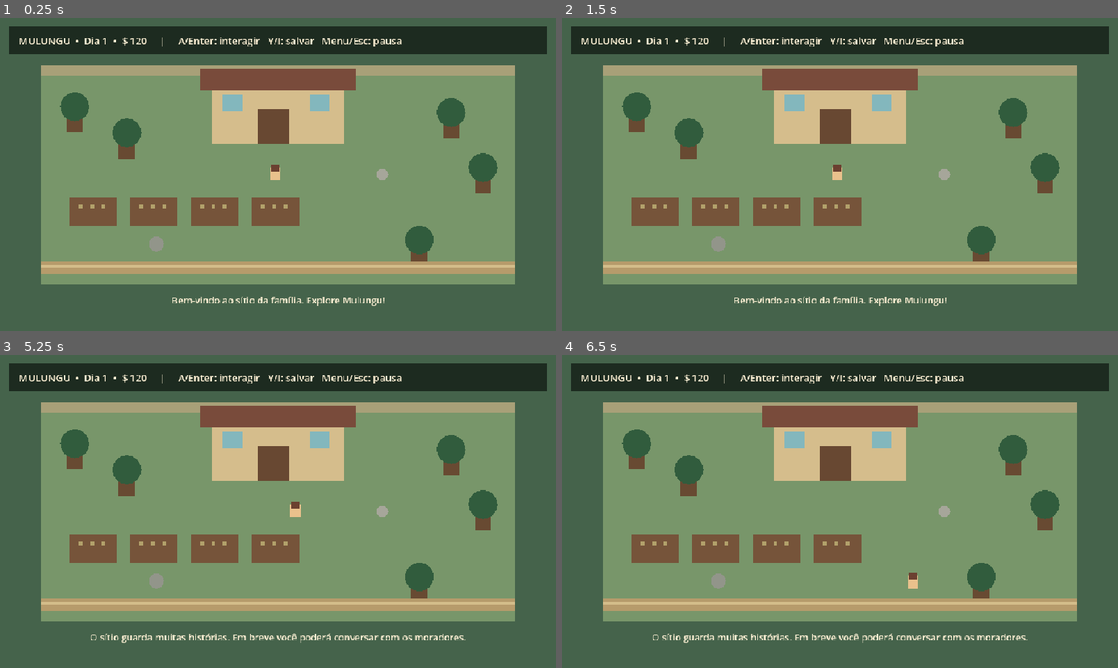
Above: before the commit, frames 1-4 (two rows, left to right).
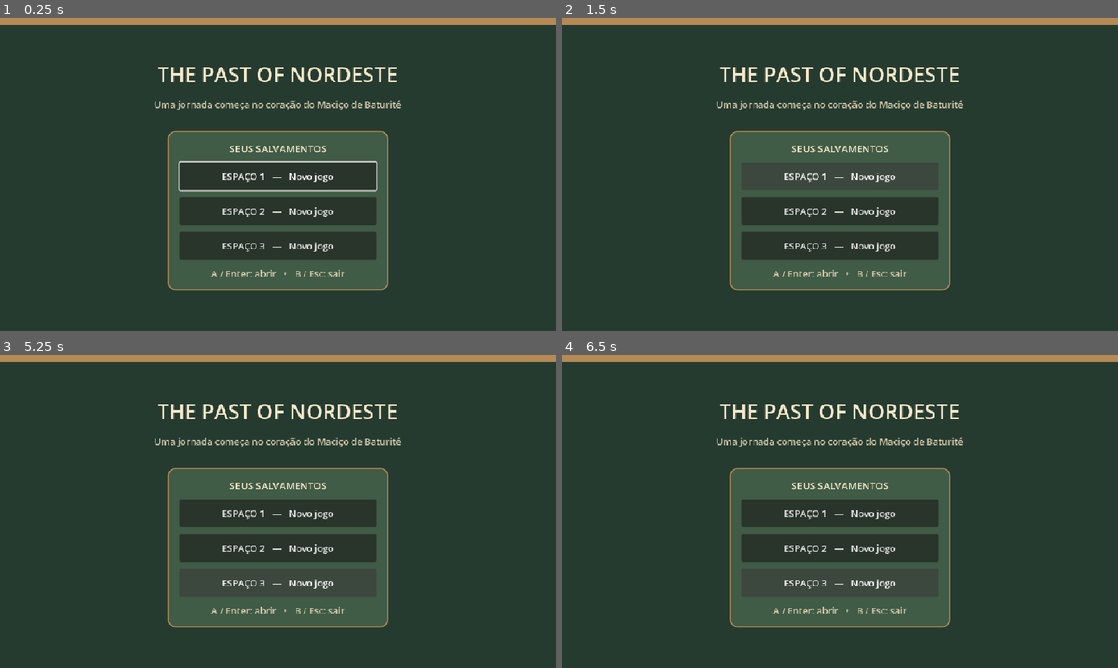
Above: after the commit, the same moments.

Repository: fbsdfb053-commits/The-past-of-Nordeste
Game: Godot game, scene res://scenes/main.tscn
Two runs of this game, one before a commit and one after it. Both use one fixed random seed, a clock stepped at 60 frames per second and the inputs below.
Inputs (mouse positions are in pixels of both pictures, inside the frame that each line leads up to):
- Up to frame 1 (0.25 s): no input
- Up to frame 2 (1.5 s): click (840, 177) at 0.5 s, where only the run after the commit has a clickable "ESPAÇO 1 — Novo jogo"; click (840, 177) at 1.25 s, where only the run after the commit has a clickable "ESPAÇO 1 — Novo jogo"
- Up to frame 3 (5.25 s): click (278, 549) at 2 s, where only the run after the commit has a clickable "ESPAÇO 2 — Novo jogo"; click (278, 549) at 2.75 s, where only the run after the commit has a clickable "ESPAÇO 2 — Novo jogo"; click (278, 583) at 3.5 s, where only the run after the commit has a clickable "ESPAÇO 3 — Novo jogo"; click (278, 583) at 4.25 s, where only the run after the commit has a clickable "ESPAÇO 3 — Novo jogo"; tap Enter (interact, bound only before the commit) at 5 s; hold D (move_right, bound only before the commit) from 5.03 s (still down); hold Enter (interact, bound only before the commit) from 5.03 s (still down)
- Up to frame 4 (6.5 s): tap Space at 5.27, 6.02 s; release D (move_right, bound only before the commit) at 5.78 s; release Enter (interact, bound only before the commit) at 5.78 s; hold S (move_down, bound only before the commit) from 5.78 s (still down); tap E at 5.85 s

The runs differ from the first frame. In frame 1, 91% of the frame differs, in the area x 0-100%, y 0-100%; in frame 2, 91%; in frame 3, 91%; in frame 4, 91%.
Error after the commit: Invalid assignment of property or key 'active_slot' with value of type 'int' on a base object of type 'Node (save_manager.gd)'. (res://scripts/main_menu.gd:110)

Commit message:
Set title screen as the startup scene

Diff:
--- a/scenes/main.tscn
+++ b/scenes/main.tscn
@@ -1,6 +1,12 @@
 [gd_scene load_steps=2 format=3]
 
-[ext_resource type="Script" path="res://scripts/game.gd" id="1_game"]
+[ext_resource type="Script" path="res://scripts/main_menu.gd" id="1_menu"]
 
-[node name="Game" type="Node2D"]
-script = ExtResource("1_game")
+[node name="MainMenu" type="Control"]
+layout_mode = 3
+anchors_preset = 15
+anchor_right = 1.0
+anchor_bottom = 1.0
+grow_horizontal = 2
+grow_vertical = 2
+script = ExtResource("1_menu")
